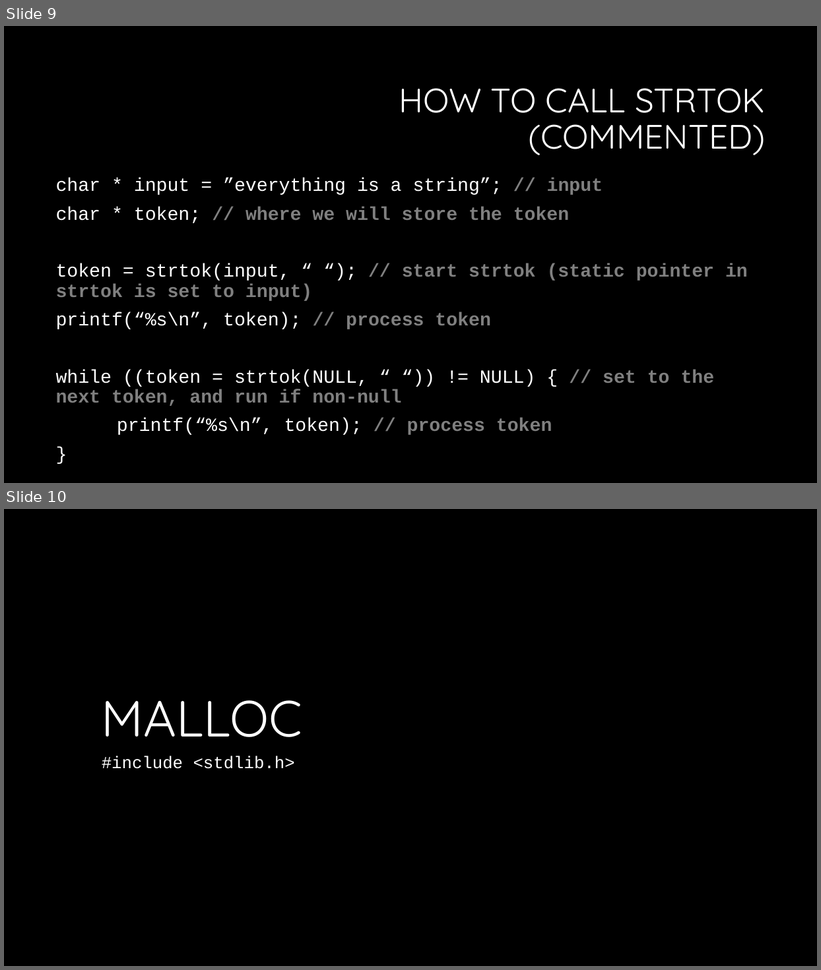
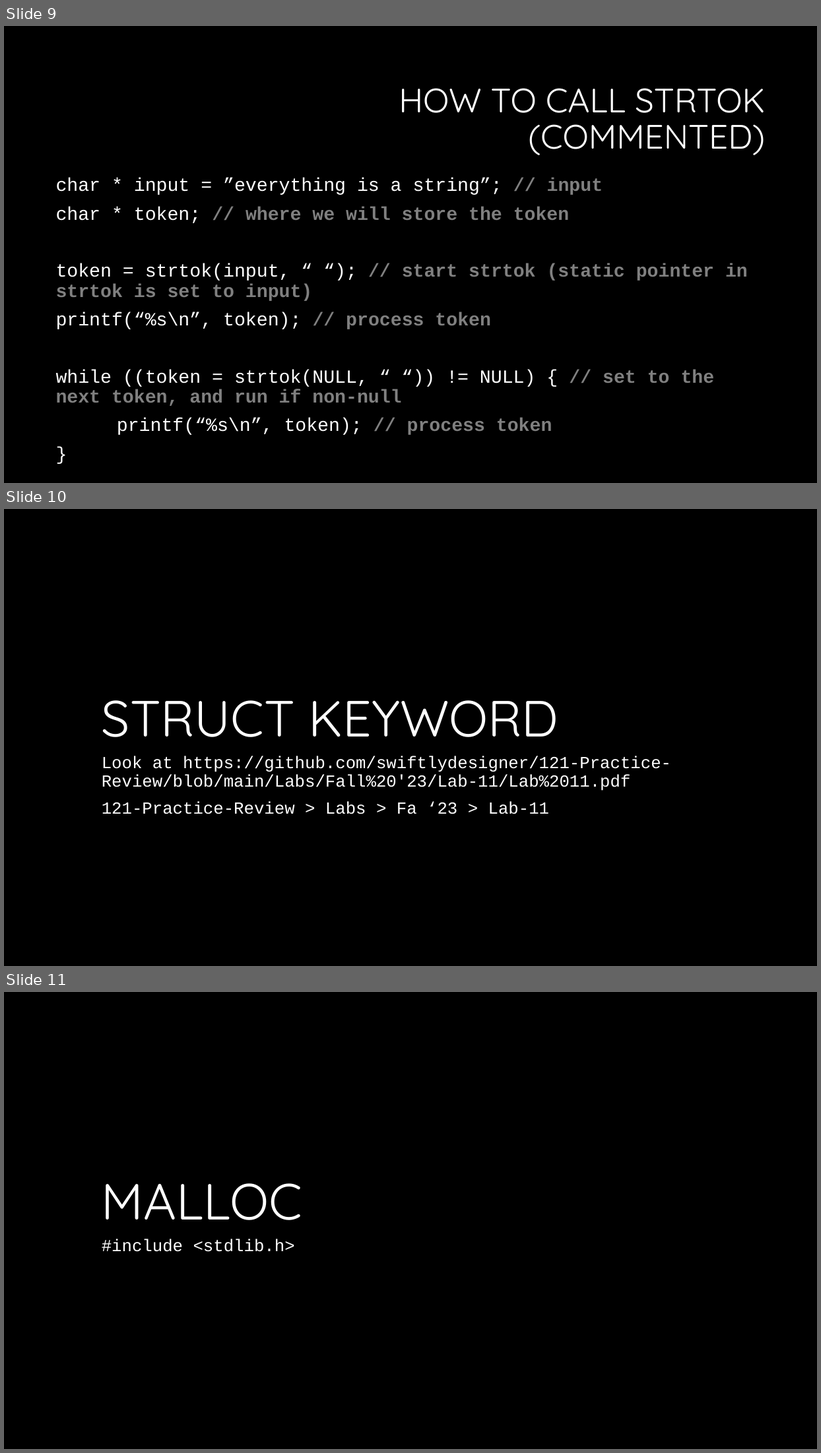
Before and after one commit to swiftlydesigner/122-Practice-Review, a slide deck: Slides/Review/121 Review.pptx. Shown one above the other, each under a label of ours: slides 9 and 10 before the commit, slides 9, 10 and 11 after it. The pictures are 821x970 and 821x1453 pixels, drawn with LibreOffice and Linux fonts; fonts in the diff are those of the drawing; background and template pictures are left out. Boxes give left, top, right and bottom in pixels: in the first picture for what was removed or moved away, otherwise in the second. Text is boxed around its words. In the diff, an @@ line names an element or a change of style, - is before the commit and + after.

```diff
--- a/Slides/Review/121 Review.pptx
+++ b/Slides/Review/121 Review.pptx
@@ slide 10 added at <box>4,509,817,966</box>, background #000000 @@
@@ title added at <box>102,700,559,737</box>, 60 pt, text #FFFFFF @@
+STRUCT KEYWORD
@@ subtitle added at <box>102,756,671,815</box>, 20 pt, text #FFFFFF @@
+Look at https://github.com/swiftlydesigner/121-Practice-Review/blob/main/Labs/Fall%20'23/Lab-11/Lab%2011.pdf
+121-Practice-Review > Labs > Fa ‘23 > Lab-11
@@ what was slide 10 is now slide 11 @@
```
Also in this commit, not shown: 3 other slides added, 1 slide removed.
